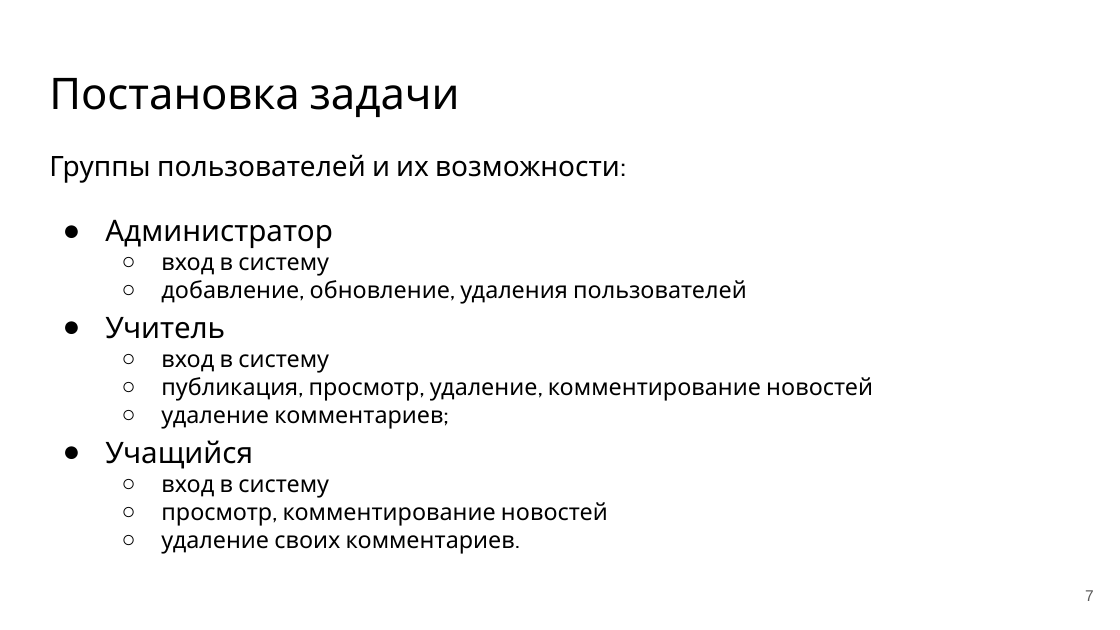
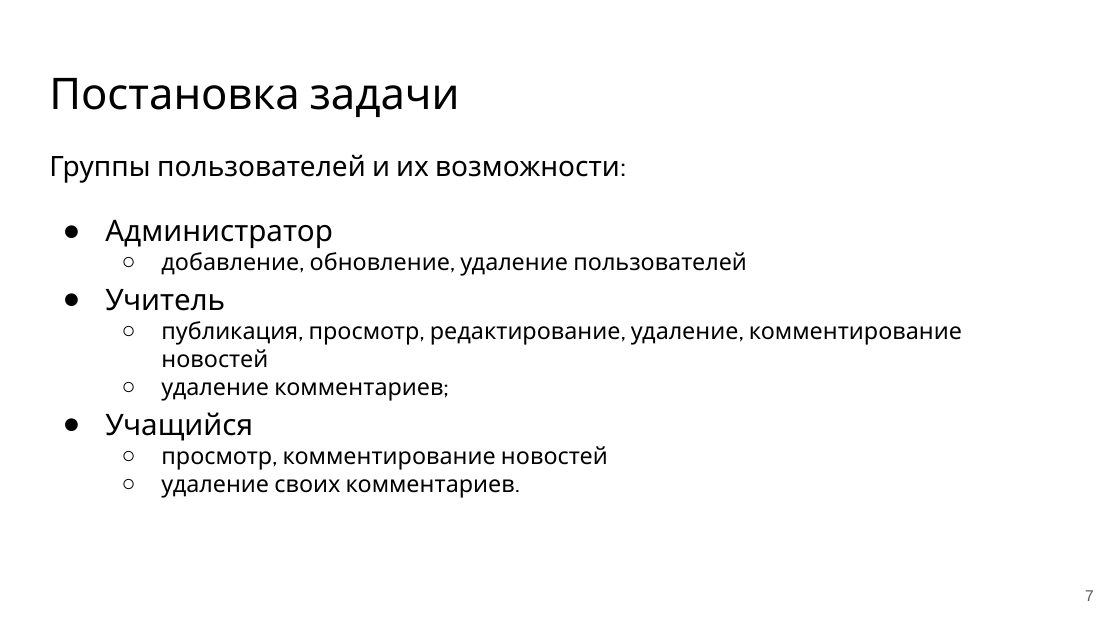
Before and after one commit to Zeleboba99/school-board, a slide deck: slide 7 of Документация/Презентация.pptx. Drawn at 1120x630 pixels with LibreOffice and Linux fonts; fonts in the diff are those of the drawing. Boxes give left, top, right and bottom in pixels: in the first picture for what was removed or moved away, otherwise in the second. Text is boxed around its words. In the diff, an @@ line names an element or a change of style, - is before the commit and + after.

Commit message:
update presentation

```diff
--- a/Документация/Презентация.pptx
+++ b/Документация/Презентация.pptx
@@ text at (x1=161, y1=252, x2=747, y2=276): text changed @@
-  ○ вход в систему
-  ○ добавление, обновление, удаления пользователей
+  ○ добавление, обновление, удаление пользователей
@@ text at (x1=161, y1=321, x2=962, y2=368): text changed @@
-  ○ вход в систему
-  ○ публикация, просмотр, удаление, комментирование новостей
+  ○ публикация, просмотр, редактирование, удаление, комментирование новостей
@@ text at (x1=161, y1=479, x2=329, y2=498): paragraph removed @@
-  ○ вход в систему
```
Also in this commit, not shown: 4 other slides changed, 1 other file.
